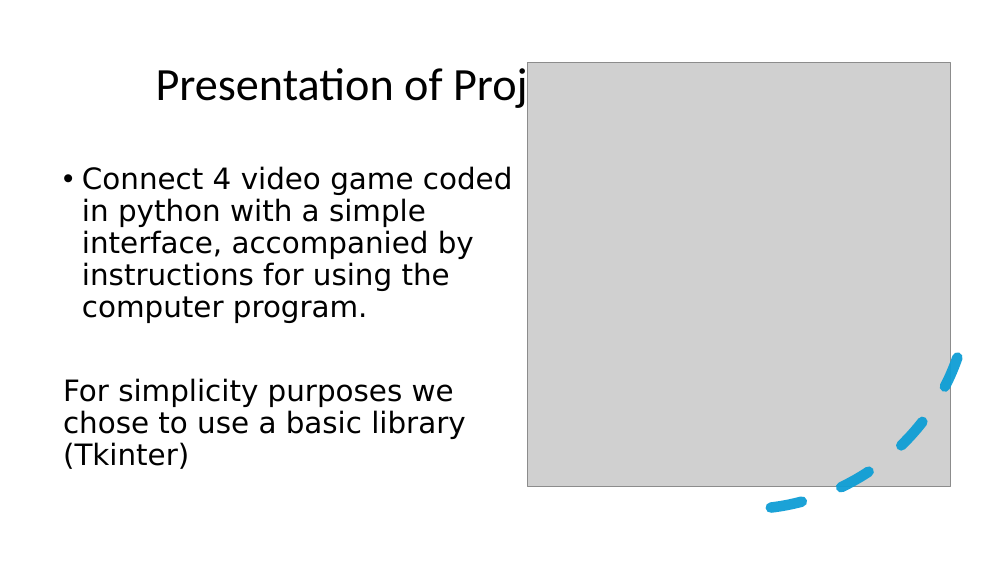
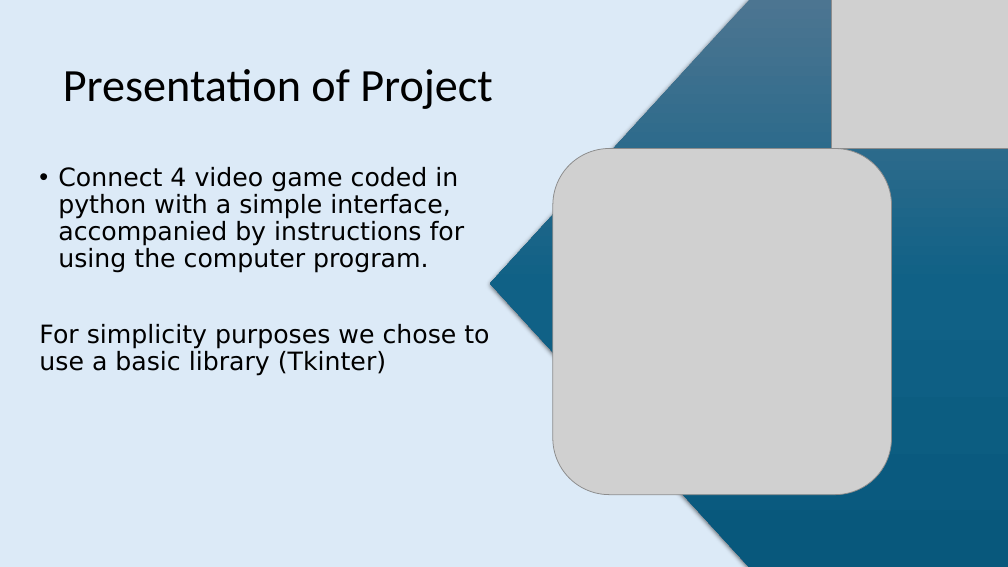
Before and after one commit to aurelienlsn/DIP392, a slide deck: slide 2 of doc/Final Presentation - Project.pptx (slide 3 before the commit). Drawn at 1008x567 pixels with LibreOffice and Linux fonts; fonts in the diff are those of the drawing; grey boxes stand for pictures. Boxes give left, top, right and bottom in pixels: in the first picture for what was removed or moved away, otherwise in the second. Text is boxed around its words. In the diff, an @@ line names an element or a change of style, - is before the commit and + after.

```diff
--- a/doc/Final Presentation - Project.pptx
+++ b/doc/Final Presentation - Project.pptx
@@ background #FFFFFF to #DCEAF7 @@
@@ pentagon arrow added at [490, 0, 1008, 567], fill gradient #4C7591 to #106287 to #09597D @@
@@ picture: place and size @@
-picture at [527, 63, 951, 486]
+picture at [832, 0, 1008, 148]
@@ title "Presentation of Project" rewrapped from [156, 62, 585, 112] to [63, 69, 492, 109] @@
@@ arc (boxed as its full ellipse) removed at [493, 32, 995, 534] @@
@@ picture added at [553, 148, 892, 495] @@
@@ text "Connect 4 video game coded ...": place and size @@
-text "Connect 4 video game coded ..." at [63, 166, 512, 469]
+text "Connect 4 video game coded ..." at [39, 167, 489, 376]
@@ text "Connect 4 video game coded ..." at [39, 167, 489, 376]: size 28 to 24 pt @@
```
Also in this commit, not shown: 5 other slides changed, 1 slide added, 1 slide removed.
